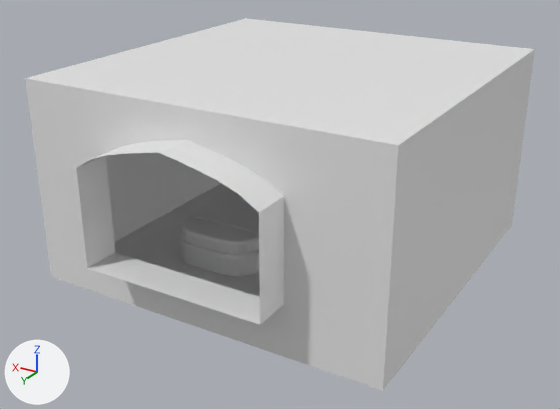
The Blender file final/room.blend: old version first, new version second.
Camera for both pictures: a 50 mm lens placed at (-2.05, 3.61, 1.51), pointed at (0.0, 0.2, -0.2). Lighting does not change. The marker at lower left points along +X, +Y and +Z.

Names of what the first picture shows: 'Ceiling', 'Cube', 'Cube.001', 'EWall', 'Floor', 'NWall', 'Plane', 'WWall'.
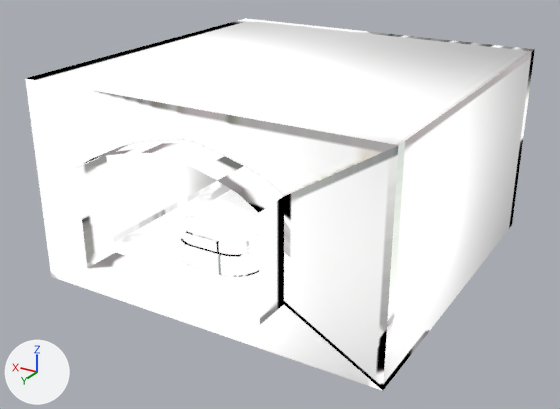
The change, as a list of edits to the scene's bpy script:
```text
Add mat_material:
    mat_material = bpy.data.materials.new('Material')
    mat_material.use_nodes = True; mat_material.node_tree.nodes.clear()
    _N = mat_material.node_tree.nodes; _L = mat_material.node_tree.links
    n0 = _N.new('ShaderNodeOutputMaterial'); n0.name = 'Material Output'
    n1 = _N.new('ShaderNodeUVMap'); n1.name = 'UV Map'
    n1.uv_map = 'UVMap'
    n2 = _N.new('ShaderNodeTexImage'); n2.name = 'Image Texture'
    n2.image = img_smalllightmap
    _L.new(n1.outputs[0], n2.inputs[0])  # 'UV' to 'Vector'
    _L.new(n2.outputs[0], n0.inputs[0])  # 'Color' to 'Surface'
Change me_plane:
    where me_plane.from_pydata(...)  # 4 vertices, 1 face; spans x -1.0..1.0, y -1.0..1.0, z 0.0
    add me_plane.materials.append(mat_material)
Change me_plane_001:
    where me_plane_001.from_pydata(...)  # 4 vertices, 1 face; spans x -1.0..1.0, y -1.0..1.0, z 0.0
    add me_plane_001.materials.append(mat_material)
Change me_plane_002:
    where me_plane_002.from_pydata(...)  # 30 vertices, 15 faces; spans x -1.0..1.0, y -1.0..1.0, z -0.2..0.0
    used by ob_nwall; location = (0.0, 1.0, 0.0); rotation_euler = (1.571, -1.571, 0.0), in degrees (90, -90, 0); scale = (0.56, 1.0, 1.0)
    me_plane_002 part 1: texture (UV) coordinates of 15 of 15 faces, centred in x -0.5..0.72, y -0.5..0.75, z -0.1..0.0, changed; they spanned u 0.0..1.0, v 0.0..1.0 and now span u 0.33..0.92, v 0.2..0.92
    add me_plane_002.materials.append(mat_material)
Change me_plane_003:
    where me_plane_003.from_pydata(...)  # 4 vertices, 1 face; spans x -1.0..1.0, y -1.0..1.0, z 0.0
    used by ob_wwall; location = (-1.0, 0.0, 0.0); rotation_euler = (0.0, -1.571, 3.142), in degrees (0, -90, 180); scale = (0.56, 1.0, 1.0)
    me_plane_003 part 2: texture (UV) coordinates of 1 of 1 face, centred in x 0.0, y 0.0, z 0.0, changed; they spanned u 0.0..1.0, v 0.0..1.0 and now span u 0.2..0.4, v 0.6..0.8
    add me_plane_003.materials.append(mat_material)
Change me_plane_004:
    where me_plane_004.from_pydata(...)  # 4 vertices, 1 face; spans x -1.0..1.0, y -1.0..1.0, z 0.0
    add me_plane_004.materials.append(mat_material)
Change me_plane_005:
    where me_plane_005.from_pydata(...)  # 4 vertices, 1 face; spans x -1.0..1.0, y -1.0..1.0, z 0.0
    used by ob_ceiling; location = (0.0, 0.0, 0.56); rotation_euler = (-3.142, 0.0, 1.571), in degrees (-180, 0, 90); scale = (1.0, 1.0, 0.56)
    me_plane_005 part 3: texture (UV) coordinates of 1 of 1 face, centred in x 0.0, y 0.0, z 0.0, changed; they spanned u 0.0..1.0, v 0.0..1.0 and now span u 0.6..0.8, v 0.4..0.6
    add me_plane_005.materials.append(mat_material)
Change me_cube:
    where me_cube.from_pydata(...)  # 48 vertices, 26 faces; spans x -1.38..1.0, y -3.92..1.0, z -1.0..-0.37
    add me_cube.materials.append(mat_material)
Change me_cube_001:
    where me_cube_001.from_pydata(...)  # 48 vertices, 26 faces; spans x -1.38..1.0, y -3.92..1.0, z -1.0..-0.6
    used by ob_cube_001; location = (0.344, 0.282, -0.214); scale = (0.218, 0.218, 0.218)
    me_cube_001 part 4: texture (UV) coordinates of 26 of 26 faces, centred in x -1.38..1.0, y -3.92..1.0, z -1.0..-0.6, changed; they spanned u 0.12..0.63, v 0.0..1.0 and now span u 0.0..0.95, v 0.0..0.9
    add me_cube_001.materials.append(mat_material)
Change me_plane_007:
    used by ob_plane; location = (0.303, -0.208, -0.328); scale = (0.419, 0.474, 1.15)
    remove me_plane_007.from_pydata(...)  # 4050 vertices, 4048 faces; spans x -0.73..0.72, y -0.65..1.15, z -0.17..0.01
    add me_plane_007.from_pydata(...)  # 4050 vertices, 4048 faces; spans x -0.73..0.72, y -0.65..1.15, z -0.17..0.02
    me_plane_007 part 5: 4040 of 4050 vertices moved; they spanned x -0.73..0.72, y -0.65..1.15, z -0.17..0.01 and now span x -0.73..0.72, y -0.65..1.15, z -0.17..0.02; mean shift (0.0, 0.0, 0.0); largest move (-0.72, 1.15, -0.16) -> (-0.67, 1.15, -0.16)
    add me_plane_007.materials.append(mat_material)
```

Pixel boxes [x1, y1, x2, y2] of what changed, in the pictures (560 x 409 px):
'NWall', recoloured, surface changed (grey to white)
    both: [25, 78, 399, 391]
'Ceiling', recoloured, surface changed
    both: [26, 18, 535, 145]
'WWall', recoloured, surface changed (grey to white)
    both: [383, 50, 535, 390]
'EWall', recoloured (grey to white)
    both: [106, 153, 221, 242]
'Floor', recoloured (grey to white)
    both: [114, 183, 260, 297]
'Cube.001', recoloured, surface changed (grey to white)
    both: [180, 216, 259, 255]
'Cube', recoloured (grey to white)
    both: [179, 236, 259, 277]
'Plane', recoloured, reshaped
    before: [186, 190, 259, 235]
    after: [184, 190, 259, 236]
part 4 of me_cube_001, surface changed (grey to white)
    before: [180, 216, 259, 255]
    after: [180, 217, 259, 255]
